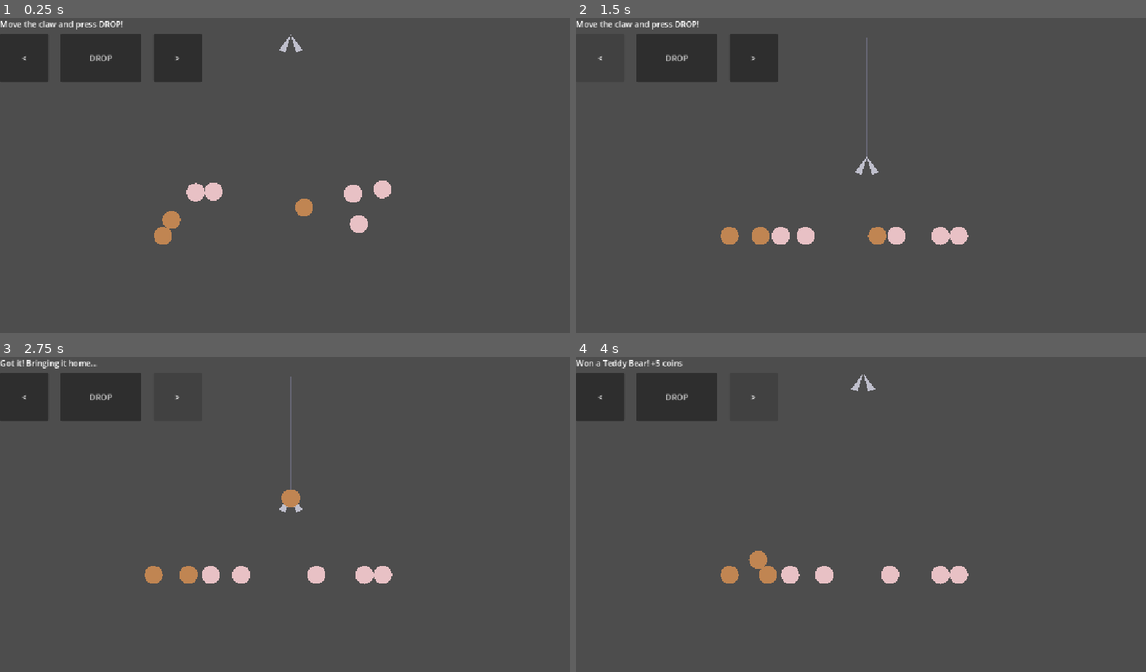
Above: before the commit, frames 1-4 (two rows, left to right).
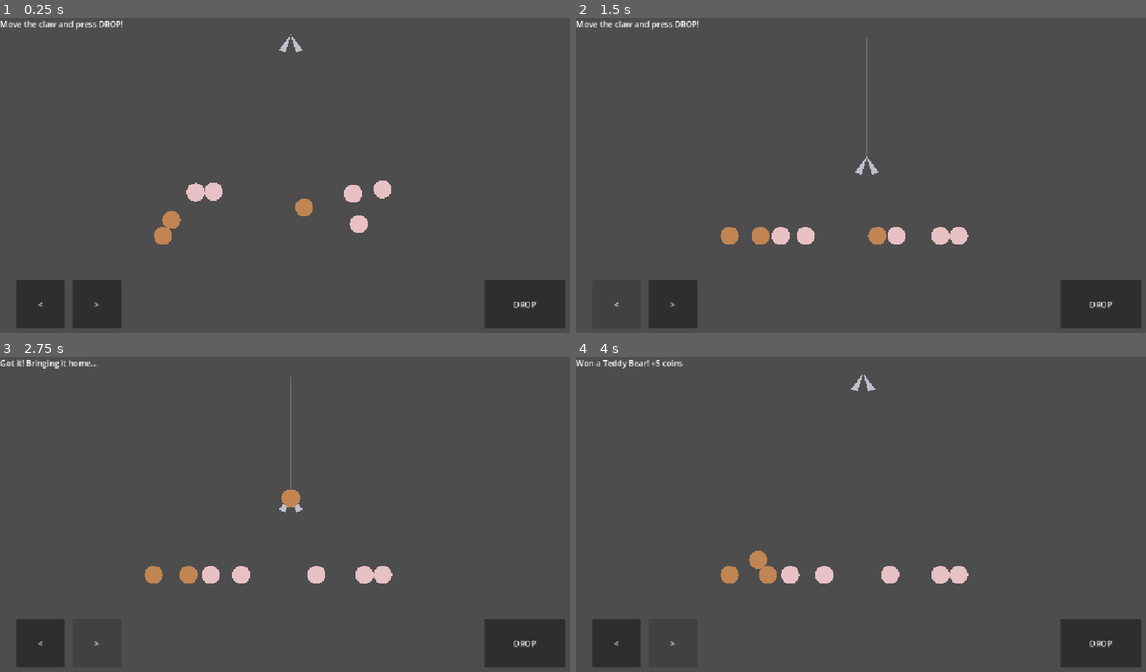
Above: after the commit, the same moments.

Repository: piwi-code/claw-machine
Game: Godot game, scene res://claw/physics_playground.tscn
The game is run twice, just before and just after one commit, with the same random seed, the same clock (stepped at 60 frames per second) and the same inputs.
Inputs:
- Up to frame 1 (0.25 s): no input
- Up to frame 2 (1.5 s): click "DROP" at 0.5 s; click "<" at 1.25 s
- Up to frame 3 (2.75 s): click ">" at 2 s
- Up to frame 4 (4 s): tap Enter at 2.75 s; hold Right 2.78-3.53 s; tap Space at 3.02, 3.77 s; hold Left from 3.53 s (still down)

The runs differ from the first frame. In frame 1, 9.3% of the frame differs, in the area x 0-100%, y 5-99%; in frame 2, 6.8%; in frame 3, 6.8%; in frame 4, 6.8%.

Commit message:
Android Build
Added android build setup and deployment scripts

Diff:
--- a/claw/physics_playground.gd
+++ b/claw/physics_playground.gd
@@ -104,37 +104,58 @@
 
 
 func _build_ui() -> void:
-	var root := VBoxContainer.new()
-	root.set_anchors_preset(Control.PRESET_FULL_RECT)
-	add_child(root)
-
 	_status_label = Label.new()
 	_status_label.text = "Move the claw and press DROP!"
-	root.add_child(_status_label)
-
-	var spacer := Control.new()
-	spacer.size_flags_vertical = Control.SIZE_EXPAND_FILL
-	root.add_child(spacer)
-
-	var bottom_bar := HBoxContainer.new()
-	bottom_bar.alignment = BoxContainer.ALIGNMENT_CENTER
-	bottom_bar.add_theme_constant_override("separation", 24)
-	root.add_child(bottom_bar)
+	add_child(_status_label)
+	_status_label.top_level = true  # see _make_top_level_ui() doc comment
+	_status_label.set_anchors_preset(Control.PRESET_TOP_WIDE)
+
+	# Move buttons bottom-left and DROP bottom-right, both corner-anchored
+	# (rather than one centered bar) so each sits under a thumb when the
+	# tablet is held in both hands.
+	const CORNER_MARGIN := 32
+
+	var move_bar := HBoxContainer.new()
+	move_bar.add_theme_constant_override("separation", 16)
 
 	var left_btn := _make_hold_button("<")
 	left_btn.button_down.connect(_on_left_button_down)
 	left_btn.button_up.connect(_on_left_button_up)
-	bottom_bar.add_child(left_btn)
-
-	var drop_btn := _make_hold_button("DROP")
-	drop_btn.custom_minimum_size = Vector2(160, 96)
-	drop_btn.pressed.connect(func(): _claw.start_drop())
-	bottom_bar.add_child(drop_btn)
+	move_bar.add_child(left_btn)
 
 	var right_btn := _make_hold_button(">")
 	right_btn.button_down.connect(_on_right_button_down)
 	right_btn.button_up.connect(_on_right_button_up)
-	bottom_bar.add_child(right_btn)
+	move_bar.add_child(right_btn)
+
+	_make_top_level_ui(move_bar)
+	move_bar.set_anchors_and_offsets_preset(Control.PRESET_BOTTOM_LEFT, Control.PRESET_MODE_MINSIZE, CORNER_MARGIN)
+
+	var drop_btn := _make_hold_button("DROP")
+	drop_btn.custom_minimum_size = Vector2(160, 96)
+	# PRESET_MODE_MINSIZE would size this from Control.get_minimum_size(),
+	# which for a plain Button is its own text/theme size and ignores
+	# custom_minimum_size (that's only folded in by get_combined_minimum_size,
+	# which the preset helper doesn't use) — so DROP would get anchored at
+	# ~53x31 instead of the 160x96 it's actually drawn at. Force the real size
+	# first and use KEEP_SIZE so the preset just anchors to it as-is.
+	drop_btn.size = drop_btn.custom_minimum_size
+	drop_btn.pressed.connect(func(): _claw.start_drop())
+	_make_top_level_ui(drop_btn)
+	drop_btn.set_anchors_and_offsets_preset(Control.PRESET_BOTTOM_RIGHT, Control.PRESET_MODE_KEEP_SIZE, CORNER_MARGIN)
+
+
+# Adds `control` as a top-level child of this Node2D. `top_level = true` makes
+# Godot anchor it against the real viewport instead of its parent's rect: a
+# Control's anchor offsets are baked via get_parent_anchorable_rect(), which
+# walks up to the nearest CanvasItem ancestor and calls its
+# get_anchorable_rect() — a method only Control overrides meaningfully.
+# Without top_level, that walk lands on this Node2D and hits CanvasItem's
+# stub implementation (always an empty Rect2), collapsing every anchor
+# preset — bottom-left, bottom-right, whatever — to the same (0, 0) point.
+func _make_top_level_ui(control: Control) -> void:
+	add_child(control)
+	control.top_level = true
 
 
 func _on_left_button_down() -> void:
--- a/project.godot
+++ b/project.godot
@@ -37,3 +37,4 @@
 rendering_device/driver.windows="d3d12"
 renderer/rendering_method="gl_compatibility"
 renderer/rendering_method.mobile="gl_compatibility"
+textures/vram_compression/import_etc2_astc=true
Not shown, added: export_presets.cfg
Not shown, changed: .gitignore
Not shown, changed: CLAUDE.md
Not shown, changed: readme.md
Not shown, added: scripts/deploy_android.sh
